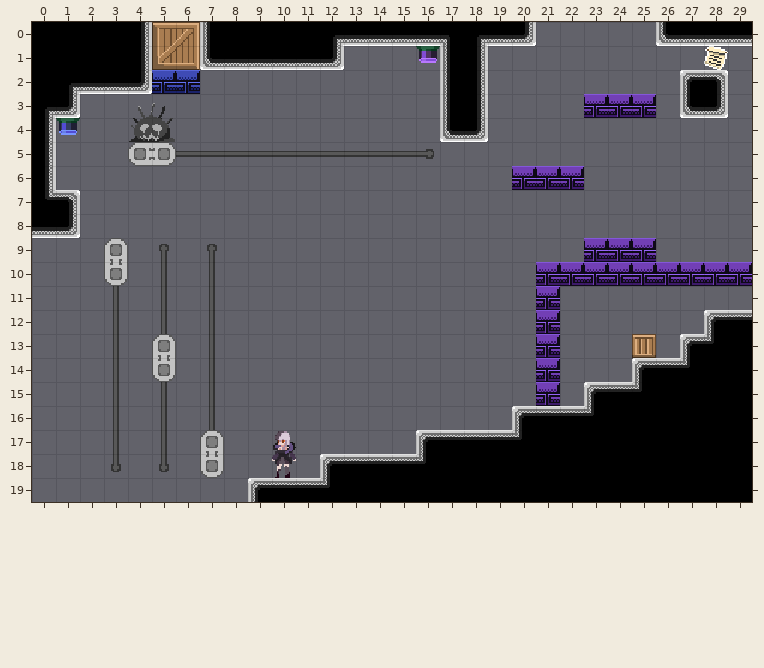
Tiled map: Assets/maps/BookmarkLevels/1 - Prison/8 - Unlock Timestop.tmx. Above is the file before it was changed.
Cells are 16x16 px. Shown: x 0..29, y 0..19.
The result:
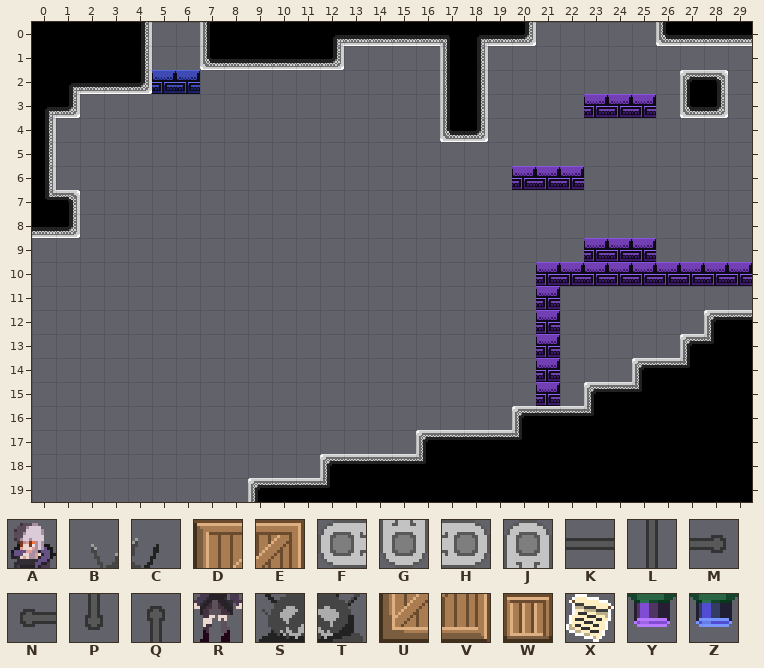
Key: from "PlaceholderSprites": A 0 flipped left-right, B 3, C 4, D 9, E 10, F 11, G 11 flipped on the other diagonal, H 11 turned 180, J 11 turned 90, K 13 turned 180, L 13 turned 270, M 14, N 14 flipped left-right, P 14 flipped on the diagonal, Q 14 turned 270, R 15 flipped left-right, S 18, T 19, U 24, V 25, W 54, X 55, Y 58 flipped up-down, Z 59 flipped up-down.
_ is an empty cell.
Change:
Layer "bkg_close":
y 5: x 4..16 NKKKKKKKKKKKM -> _____________
y 9: x 3 Q -> _; x 5 Q -> _; x 7 Q -> _
y 10..17: x 3 L -> _; x 5 L -> _; x 7 L -> _
y 18: x 3 P -> _; x 5 P -> _; x 7 P -> _
Layer "ground":
y 0: x 5..6 DE -> __
y 1: x 5..6 UV -> __; x 16 Y -> _; x 28 X -> _
y 3: x 4..5 BC -> __
y 4: x 1 Z -> _; x 4..5 ST -> __
y 5: x 4..5 FH -> __
y 9: x 3 J -> _
y 10: x 3 G -> _
y 13: x 5 J -> _; x 25 W -> _
y 14: x 5 G -> _
y 17: x 7 J -> _; x 10 A -> _
y 18: x 7 G -> _; x 10 R -> _
